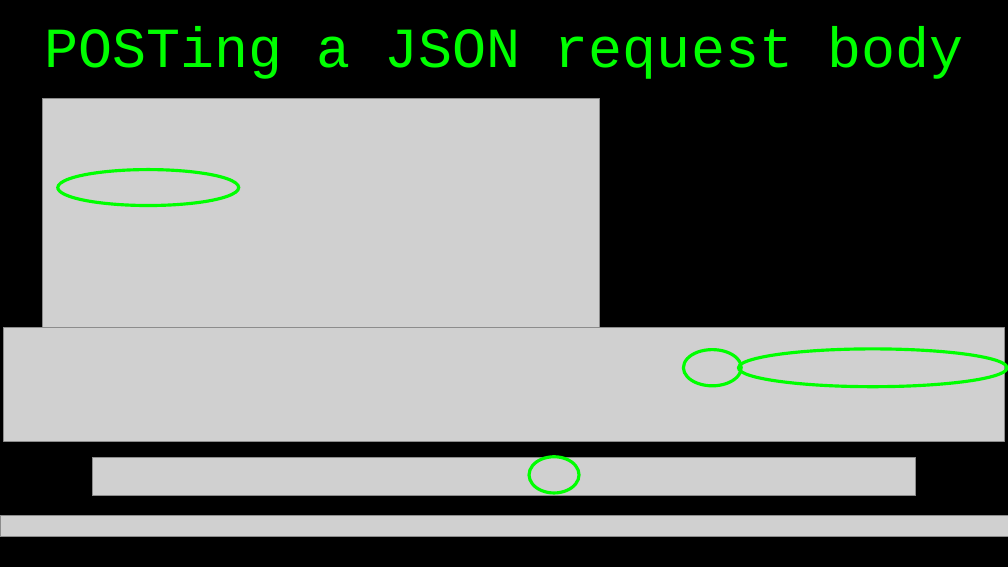
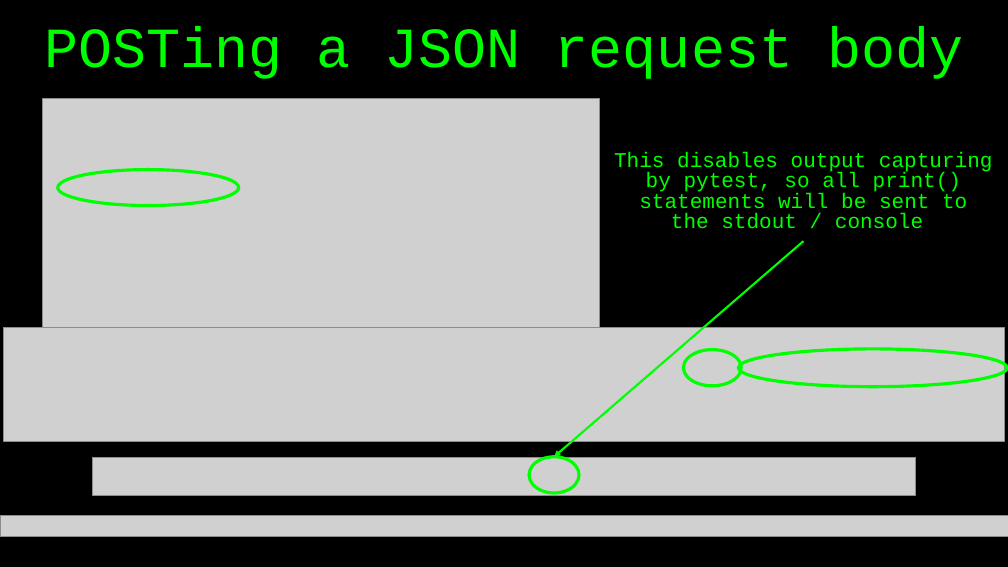
Before and after one commit to basdijkstra/requests-workshop, a slide deck: slide 51 of python-requests-workshop.odp. Drawn at 1008x567 pixels with LibreOffice and Linux fonts; fonts in the diff are those of the drawing; grey boxes stand for pictures. Boxes give left, top, right and bottom in pixels: in the first picture for what was removed or moved away, otherwise in the second. Text is boxed around its words. In the diff, an @@ line names an element or a change of style, - is before the commit and + after.

```diff
--- a/python-requests-workshop.odp
+++ b/python-requests-workshop.odp
@@ text added at box(614, 152, 993, 229), 20 pt, text #00FF00 @@
+This disables output capturing by pytest, so all print() statements will be sent to
+the stdout / console
@@ arrow added from (804, 241) to (554, 457), #00FF00 2.01 pt @@
```
Also in this commit, not shown: 2 other files.
